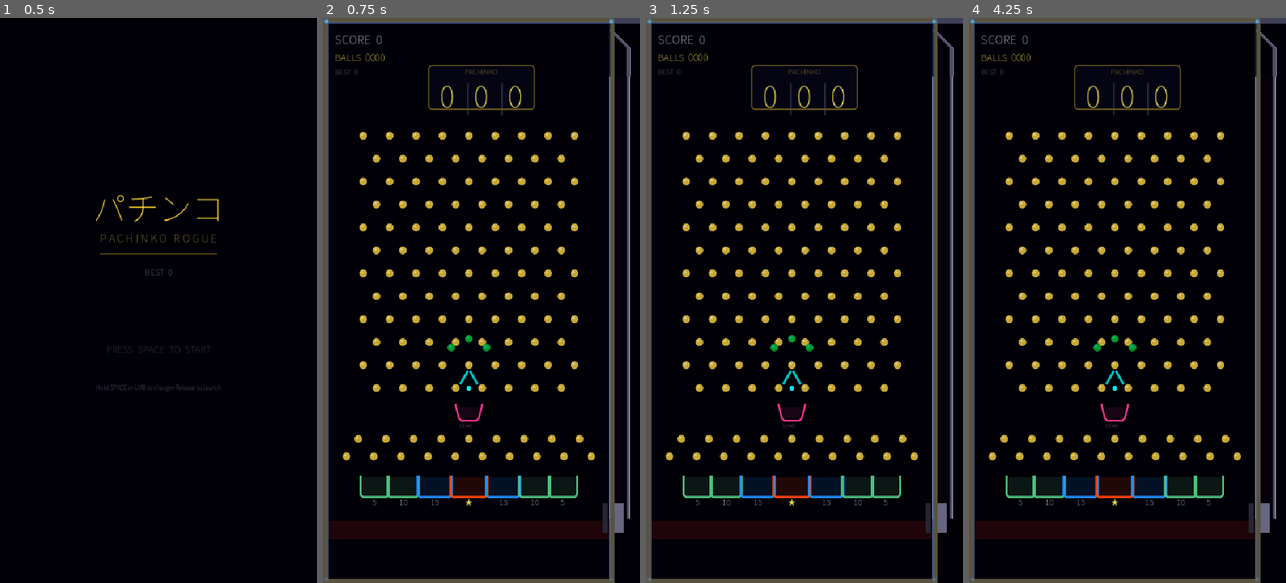
Above: before the commit, frames 1-4 (left to right).
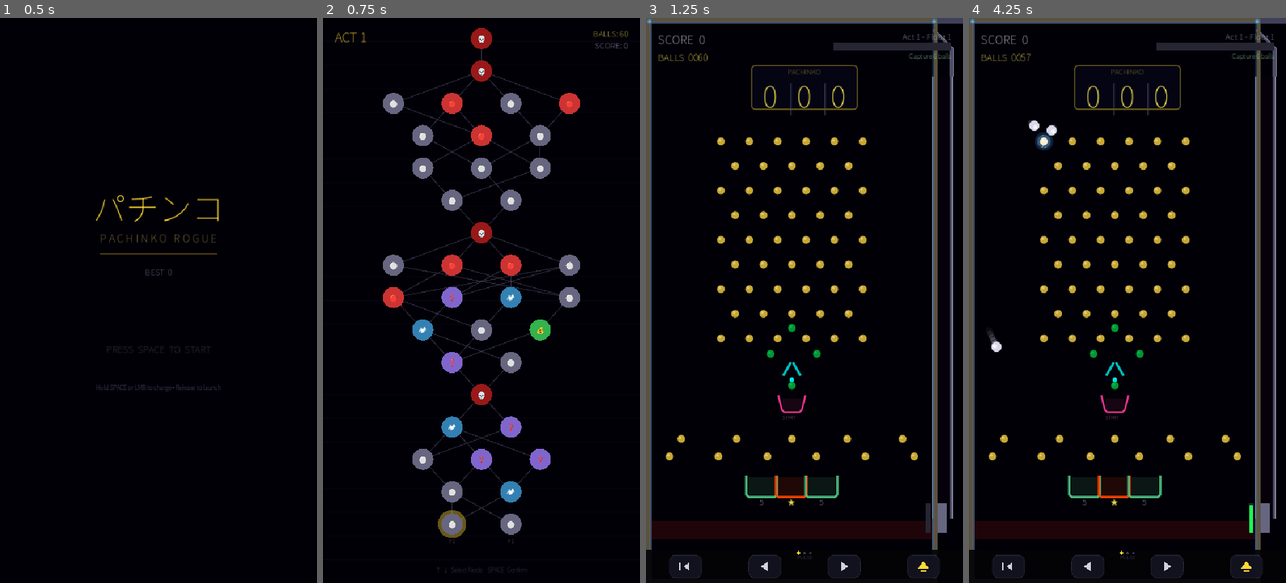
Above: after the commit, the same moments.

Repository: xkWeiMeng/Pachinko
Game: Godot game, scene res://scenes/main.tscn
Same seed, same stepped clock (60 frames per second), same inputs: the game is played once before the commit and once after it.
Inputs (mouse positions are in pixels of both pictures, inside the frame that each line leads up to):
- Up to frame 1 (0.5 s): no input
- Up to frame 2 (0.75 s): tap Space (launch) at 0.5 s; move the mouse to (551, 272) at 0.52 s; hold Right (ui_right) from 0.53 s (still down); hold Space (launch) from 0.53 s (still down); click (551, 272) at 0.67 s
- Up to frame 3 (1.25 s): keep holding Right (ui_right); keep holding Space (launch); tap Enter (ui_accept) at 0.77, 1.07 s
- Up to frame 4 (4.25 s): release Right (ui_right) at 1.25 s; release Space (launch) at 1.25 s; tap Enter (ui_accept) at 1.25, 3.77, 4.07 s; drag from (1064, 328) to (1114, 390) at 1.27 s; move the mouse to (1159, 176) at 2.02 s; hold Right (ui_right) 2.03-2.75 s; hold Space (launch) 2.03-2.75 s; drag from (1111, 413) to (1048, 486) at 2.77 s; move the mouse to (1222, 385) at 3.52 s; hold Left (ui_left) from 3.53 s (still down); hold Space (launch) from 3.53 s (still down)

Frame 1 is identical in both runs. In frame 2, 23% of the frame differs, in the area x 0-100%, y 0-100%; in frame 3, 8.1%; in frame 4, 8.5%.
Error before the commit: Parse Error: Identifier "_on_floor_cleared" not declared in the current scope. (res://autoloads/run_manager.gd:38)

Commit message:
fix: correct Phase 1 bugs - remove duplicate drain_save_chance, fix _delta parameter naming, remove invalid signal connection
Co-authored-by: Copilot <223556219+Copilot@users.noreply.github.com>

Diff:
--- a/autoloads/game_state.gd
+++ b/autoloads/game_state.gd
@@ -113,11 +113,6 @@
 
 func _on_ball_lost(_ball: RigidBody2D) -> void:
 	combo_count = 0
-	if roguelike_mode:
-		var save_chance: float = RelicManager.get_modifier("drain_save_chance", 0.0)
-		if save_chance > 0.0 and randf() < save_chance:
-			add_balls(1)
-			return
 	_check_game_over()
 
 
--- a/autoloads/run_manager.gd
+++ b/autoloads/run_manager.gd
@@ -35,7 +35,7 @@
 
 
 func _ready() -> void:
-	EventBus.floor_cleared.connect(_on_floor_cleared)
+	pass
 
 
 func start_run() -> void:
--- a/scripts/game_board.gd
+++ b/scripts/game_board.gd
@@ -167,13 +167,13 @@
 	]
 
 
-func _process(_delta: float) -> void:
+func _process(delta: float) -> void:
 	if GameState.current_phase != GameState.Phase.PLAYING:
 		return
 	# Roguelike: update survival objective timer
 	if roguelike_mode and floor_objective and not floor_objective.completed:
 		if floor_objective.type == FloorObjectiveScript.Type.SURVIVAL:
-			_objective_timer += _delta
+			_objective_timer += delta
 			floor_objective.update("time", floori(_objective_timer))
 			EventBus.floor_objective_updated.emit(
 				floor_objective.current_value,
